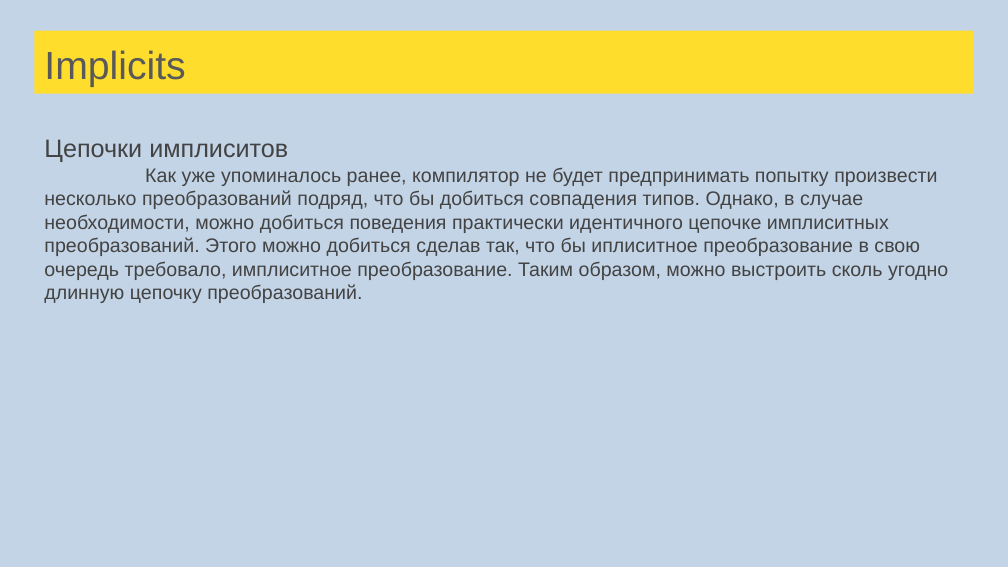
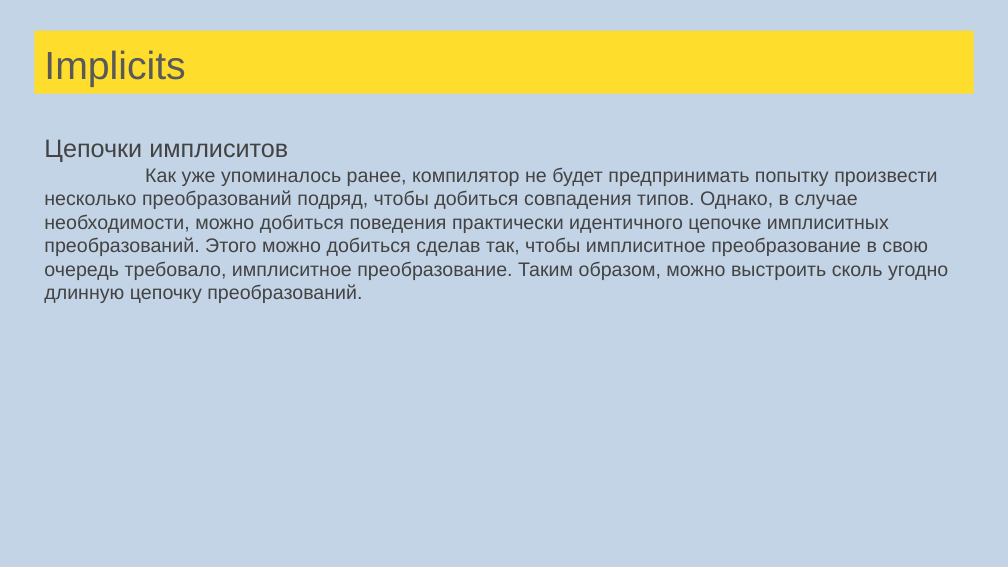
Before and after one commit to sergeypopov83/scala-school, a slide deck: slide 145 of src/main/resources/Лекции Scala для FinTech.pptx. Drawn at 1008x567 pixels with LibreOffice and Linux fonts; fonts in the diff are those of the drawing. Boxes give left, top, right and bottom in pixels: in the first picture for what was removed or moved away, otherwise in the second. Text is boxed around its words. In the diff, an @@ line names an element or a change of style, - is before the commit and + after.

```diff
--- a/src/main/resources/Лекции Scala для FinTech.pptx
+++ b/src/main/resources/Лекции Scala для FinTech.pptx
@@ text at box(44, 167, 948, 303): text changed @@
-Как уже упоминалось ранее, компилятор не будет предпринимать попытку произвести несколько преобразований подряд, что бы добиться совпадения типов. Однако, в случае необходимости, можно добиться поведения практически идентичного цепочке имплиситных преобразований. Этого можно добиться сделав так, что бы иплиситное преобразование в свою очередь требовало, имплиситное преобразование. Таким образом, можно выстроить сколь угодно длинную цепочку преобразований.
+Как уже упоминалось ранее, компилятор не будет предпринимать попытку произвести несколько преобразований подряд, чтобы добиться совпадения типов. Однако, в случае необходимости, можно добиться поведения практически идентичного цепочке имплиситных преобразований. Этого можно добиться сделав так, чтобы имплиситное преобразование в свою очередь требовало, имплиситное преобразование. Таким образом, можно выстроить сколь угодно длинную цепочку преобразований.
```
Also in this commit, not shown: 16 other slides changed, 4 slides added, 1 slide removed, 1 other file.
